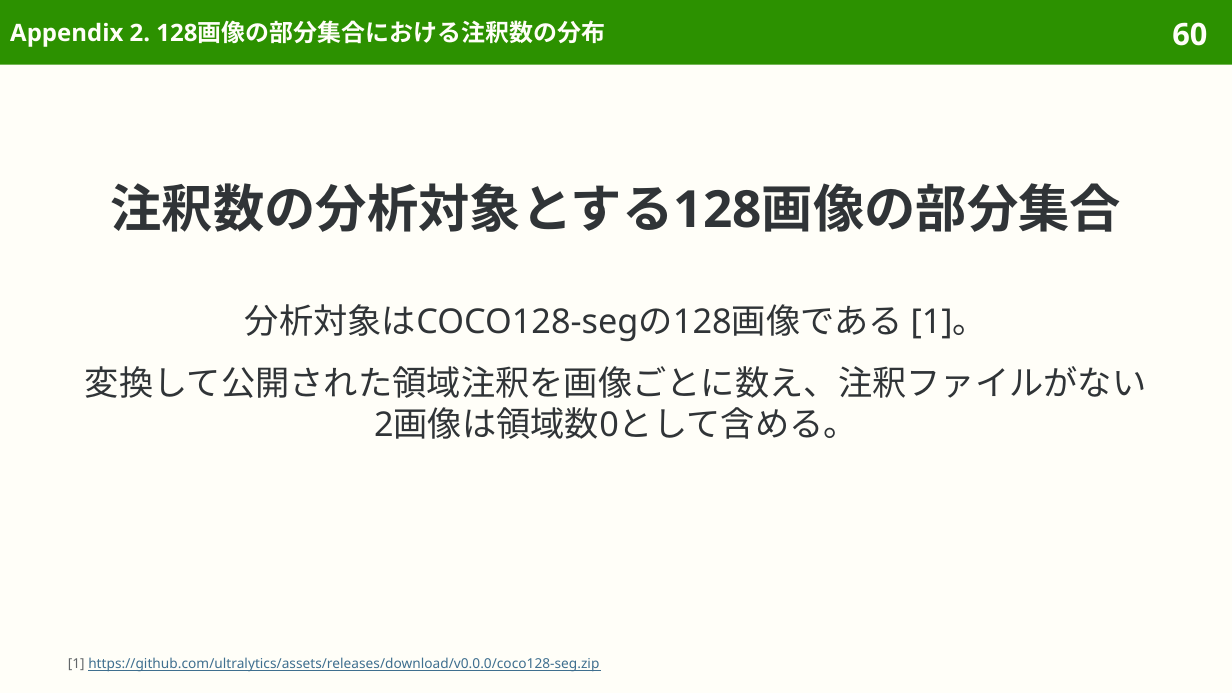
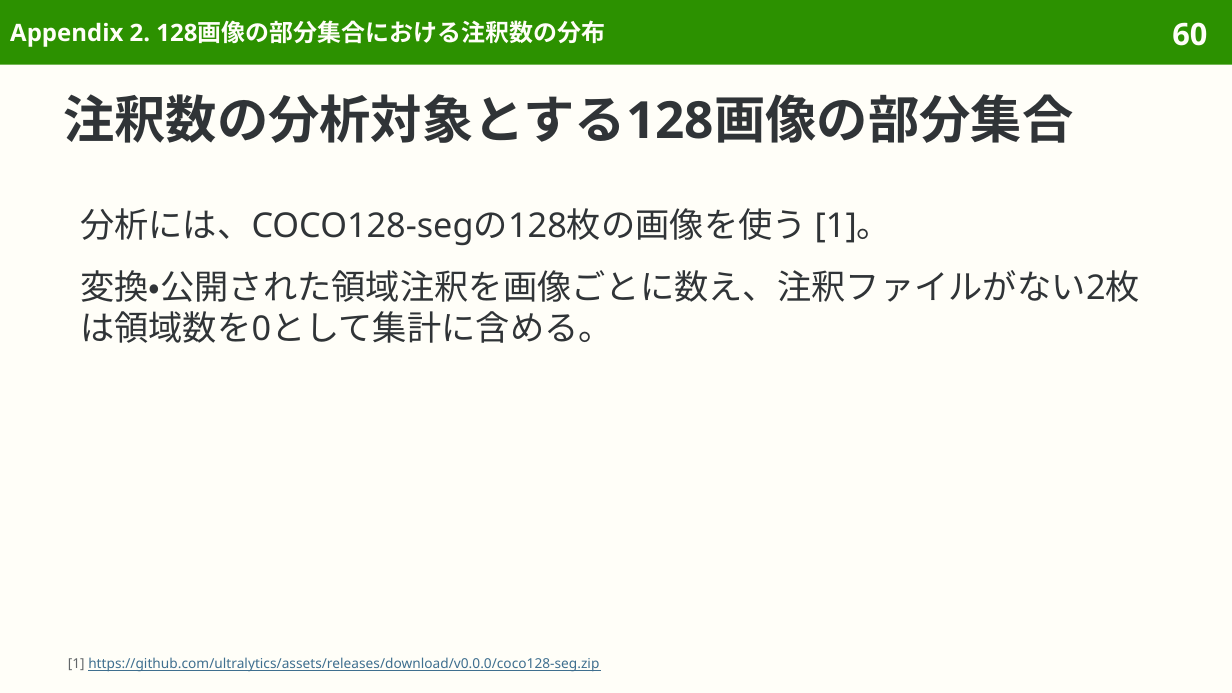
Before and after one commit to sasakiy84/datasets-in-10-minutes, a slide deck: slide 60 of slides/datasets-in-10-minutes-coco.pptx. Drawn at 1232x693 pixels with LibreOffice and Linux fonts; fonts in the diff are those of the drawing. Boxes give left, top, right and bottom in pixels: in the first picture for what was removed or moved away, otherwise in the second. Text is boxed around its words. In the diff, an @@ line names an element or a change of style, - is before the commit and + after.

Commit message:
Use left-aligned explanatory prose in coco

```diff
--- a/slides/datasets-in-10-minutes-coco.pptx
+++ b/slides/datasets-in-10-minutes-coco.pptx
@@ title "注釈数の分析対象とする128画像の部分集合": place and size @@
-title "注釈数の分析対象とする128画像の部分集合" at (111, 183, 1121, 232)
+title "注釈数の分析対象とする128画像の部分集合" at (63, 94, 1073, 143)
@@ title "注釈数の分析対象とする128画像の部分集合" at (63, 94, 1073, 143): alignment centre to left @@
@@ text at (80, 208, 1140, 343): text changed @@
-分析対象はCOCO128-segの128画像である [1]。
-変換して公開された領域注釈を画像ごとに数え、注釈ファイルがない2画像は領域数0として含める。
+分析には、COCO128-segの128枚の画像を使う [1]。
+変換・公開された領域注釈を画像ごとに数え、注釈ファイルがない2枚は領域数を0として集計に含める。
```
Also in this commit, not shown: 5 other files.
